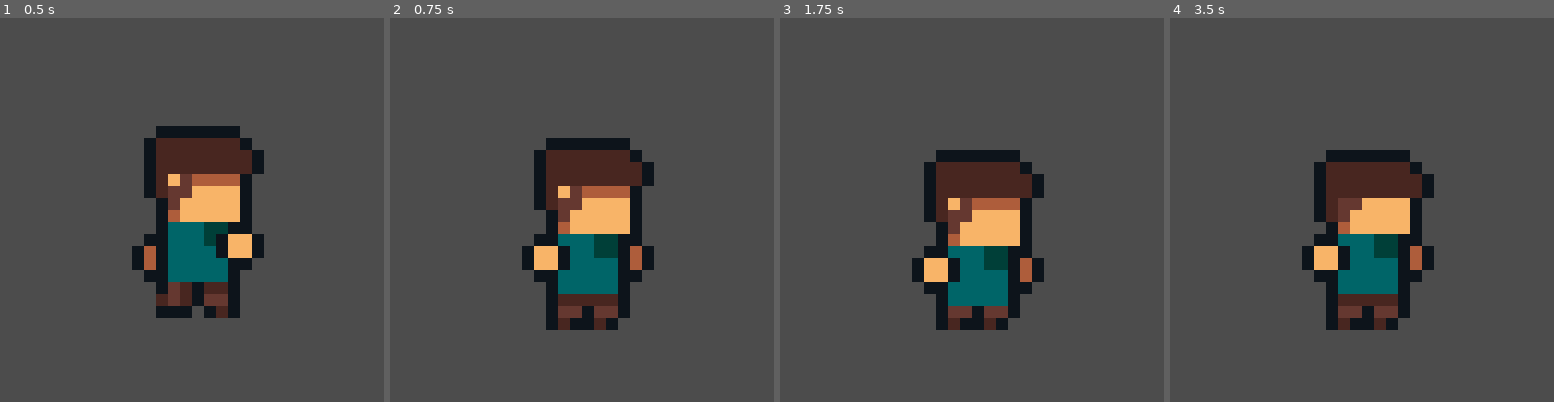
Above: before the commit, frames 1-4 (left to right).
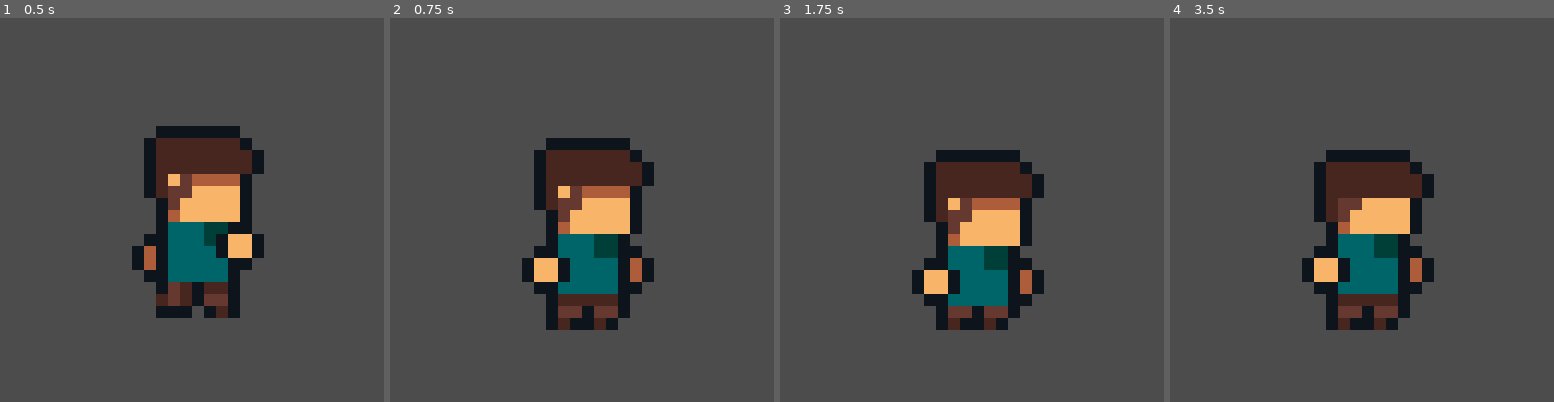
Above: after the commit, the same moments.

Repository: davifoox/character-creator
Game: Godot game, scene res://Main.tscn
Two runs of this game, one before a commit and one after it. Both use one fixed random seed, a clock stepped at 60 frames per second and the inputs below.
Inputs:
- Up to frame 1 (0.5 s): no input
- Up to frame 2 (0.75 s): tap Enter (ui_accept) at 0.5 s; tap 1 (1) at 0.6 s
- Up to frame 3 (1.75 s): tap Enter (ui_accept) at 0.77, 1.52 s; tap 2 (2) at 0.8, 1.35 s; tap 1 (1) at 1.55 s
- Up to frame 4 (3.5 s): tap 1 (1) at 2.1, 3.05 s; tap 2 (2) at 2.3, 2.85 s; tap Enter (ui_accept) at 3.02 s

Frame 1 is identical in both runs. In frame 2, 1.6% of the frame differs, in the area x 34-69%, y 56-72%; in frame 3, 1.6%; in frame 4, 1.6%.

Commit message:
Update Character.tscn

Diff:
--- a/Character.tscn
+++ b/Character.tscn
@@ -22,10 +22,10 @@
 tracks/0/imported = false
 tracks/0/enabled = true
 tracks/0/keys = {
-"times": PoolRealArray( 0, 0.125, 0.375, 0.5 ),
-"transitions": PoolRealArray( 1, 1, 1, 1 ),
-"update": 1,
-"values": [ Vector2( 1, -3 ), Vector2( 1, -2 ), Vector2( 1, -3 ), Vector2( 1, -3 ) ]
+"times": PoolRealArray( 0, 0.125, 0.375 ),
+"transitions": PoolRealArray( 1, 1, 1 ),
+"update": 1,
+"values": [ Vector2( 1, -3 ), Vector2( 1, -2 ), Vector2( 1, -3 ) ]
 }
 tracks/1/type = "value"
 tracks/1/path = NodePath("Sprites/LeftHand:position")
@@ -34,10 +34,10 @@
 tracks/1/imported = false
 tracks/1/enabled = true
 tracks/1/keys = {
-"times": PoolRealArray( 0, 0.125, 0.25, 0.375 ),
-"transitions": PoolRealArray( 1, 1, 1, 1 ),
-"update": 1,
-"values": [ Vector2( 4, 4 ), Vector2( 4, 5 ), Vector2( 4, 5 ), Vector2( 4, 4 ) ]
+"times": PoolRealArray( 0, 0.0289691, 0.125, 0.25, 0.375 ),
+"transitions": PoolRealArray( 1, 1, 1, 1, 1 ),
+"update": 1,
+"values": [ Vector2( 4, 5 ), Vector2( 4, 5 ), Vector2( 4, 6 ), Vector2( 4, 6 ), Vector2( 4, 5 ) ]
 }
 tracks/2/type = "value"
 tracks/2/path = NodePath("Sprites/Body:position")
@@ -58,10 +58,10 @@
 tracks/3/imported = false
 tracks/3/enabled = true
 tracks/3/keys = {
-"times": PoolRealArray( 0, 0.125, 0.25, 0.375 ),
-"transitions": PoolRealArray( 1, 1, 1, 1 ),
-"update": 1,
-"values": [ Vector2( -3, 4 ), Vector2( -3, 5 ), Vector2( -3, 5 ), Vector2( -3, 4 ) ]
+"times": PoolRealArray( 0, 0.0289691, 0.125, 0.25, 0.375 ),
+"transitions": PoolRealArray( 1, 1, 1, 1, 1 ),
+"update": 1,
+"values": [ Vector2( -3, 5 ), Vector2( -3, 5 ), Vector2( -3, 6 ), Vector2( -3, 6 ), Vector2( -3, 5 ) ]
 }
 tracks/4/type = "value"
 tracks/4/path = NodePath("Sprites/LeftLeg:position")
@@ -94,10 +94,10 @@
 tracks/6/imported = false
 tracks/6/enabled = true
 tracks/6/keys = {
-"times": PoolRealArray( 0, 0.125, 0.25, 0.375, 0.5 ),
-"transitions": PoolRealArray( 1, 1, 1, 1, 1 ),
-"update": 1,
-"values": [ Vector2( 1, -3 ), Vector2( 1, -2 ), Vector2( 1, -1 ), Vector2( 1, -2 ), Vector2( 1, -2 ) ]
+"times": PoolRealArray( 0, 0.125, 0.25, 0.375 ),
+"transitions": PoolRealArray( 1, 1, 1, 1 ),
+"update": 1,
+"values": [ Vector2( 1, -3 ), Vector2( 1, -2 ), Vector2( 1, -1 ), Vector2( 1, -2 ) ]
 }
 tracks/7/type = "value"
 tracks/7/path = NodePath("Sprites/LeftLeg:scale")
@@ -108,7 +108,7 @@
 tracks/7/keys = {
 "times": PoolRealArray( 0 ),
 "transitions": PoolRealArray( 1 ),
-"update": 0,
+"update": 1,
 "values": [ Vector2( 1, 1 ) ]
 }
 tracks/8/type = "value"
@@ -144,7 +144,7 @@
 tracks/10/keys = {
 "times": PoolRealArray( 0 ),
 "transitions": PoolRealArray( 1 ),
-"update": 0,
+"update": 1,
 "values": [ 0.0 ]
 }
 tracks/11/type = "value"
@@ -156,7 +156,7 @@
 tracks/11/keys = {
 "times": PoolRealArray( 0 ),
 "transitions": PoolRealArray( 1 ),
-"update": 0,
+"update": 1,
 "values": [ 0.0 ]
 }
 tracks/12/type = "value"
@@ -182,6 +182,18 @@
 "transitions": PoolRealArray( 1 ),
 "update": 1,
 "values": [ false ]
+}
+tracks/14/type = "value"
+tracks/14/path = NodePath("Sprites/Body:scale")
+tracks/14/interp = 1
+tracks/14/loop_wrap = true
+tracks/14/imported = false
+tracks/14/enabled = true
+tracks/14/keys = {
+"times": PoolRealArray( 0, 0.125, 0.25 ),
+"transitions": PoolRealArray( 1, 1, 1 ),
+"update": 0,
+"values": [ Vector2( 1, 0.833333 ), Vector2( 1, 0.833333 ), Vector2( 1, 0.833333 ) ]
 }
 
 [sub_resource type="Animation" id=2]
